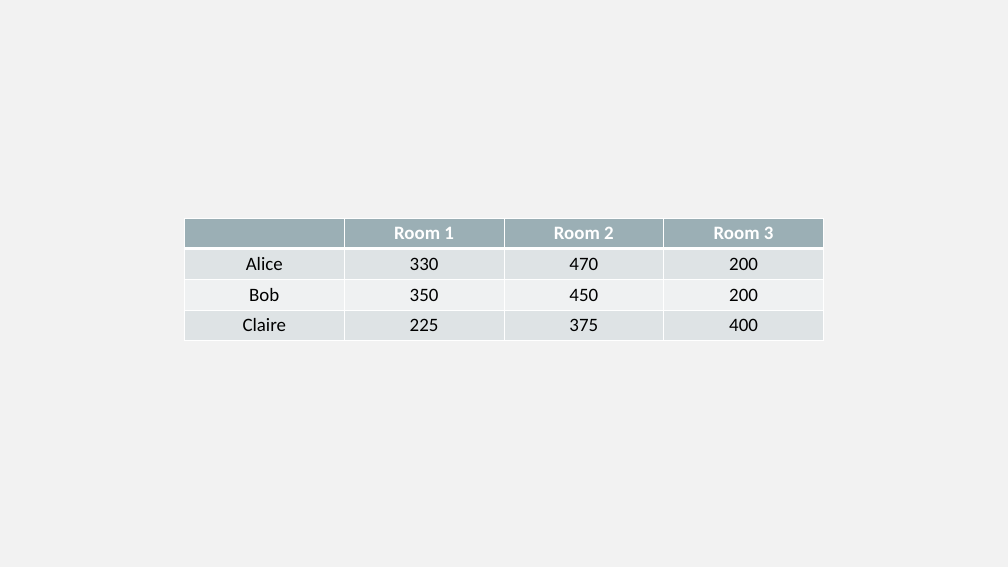
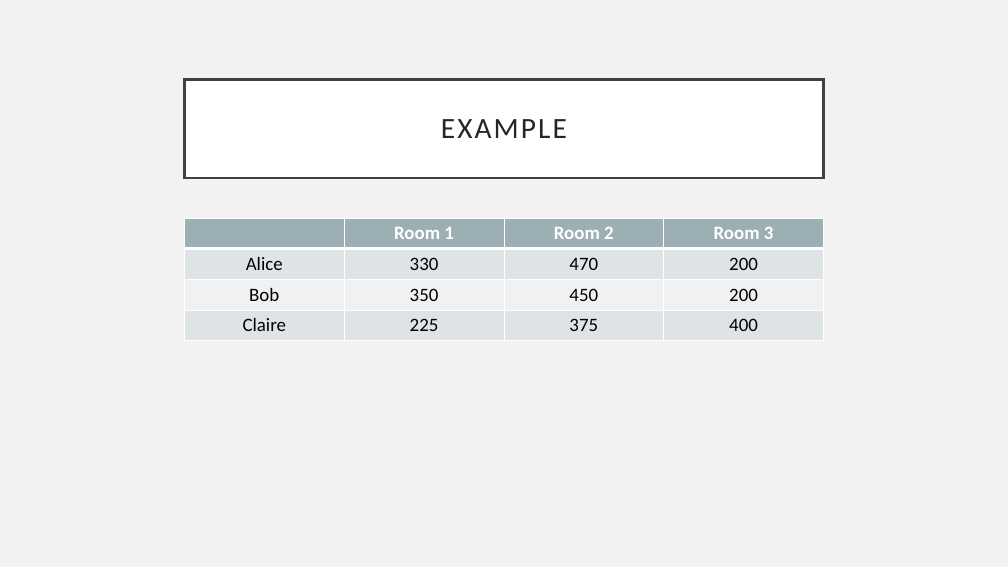
Before and after one commit to tanvinerkar/fair-rent-division, a slide deck: slide 5 of final-ppt.pptx. Drawn at 1008x567 pixels with LibreOffice and Linux fonts; fonts in the diff are those of the drawing. Boxes give left, top, right and bottom in pixels: in the first picture for what was removed or moved away, otherwise in the second. Text is boxed around its words. In the diff, an @@ line names an element or a change of style, - is before the commit and + after.

```diff
--- a/final-ppt.pptx
+++ b/final-ppt.pptx
@@ title added at box(185, 79, 823, 178), fill #FFFFFF, outline #404040 2.5 pt, 28 pt, text #262626 @@
+EXAMPLE
```
Also in this commit, not shown: 4 slides added, 5 other files.
